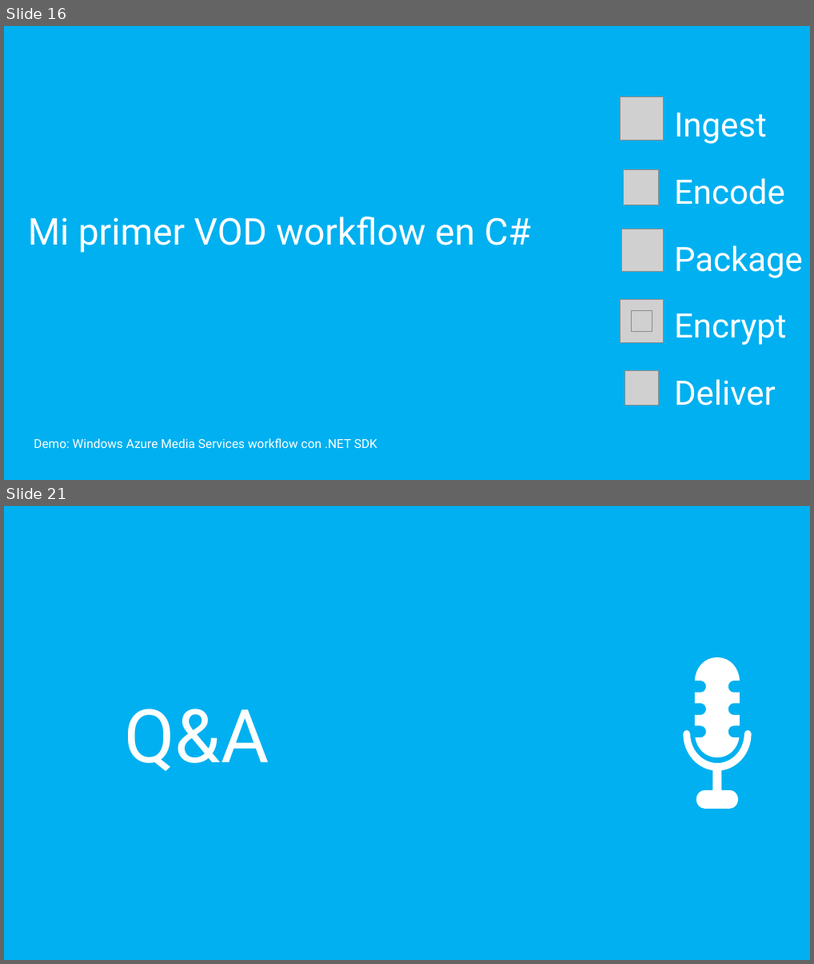
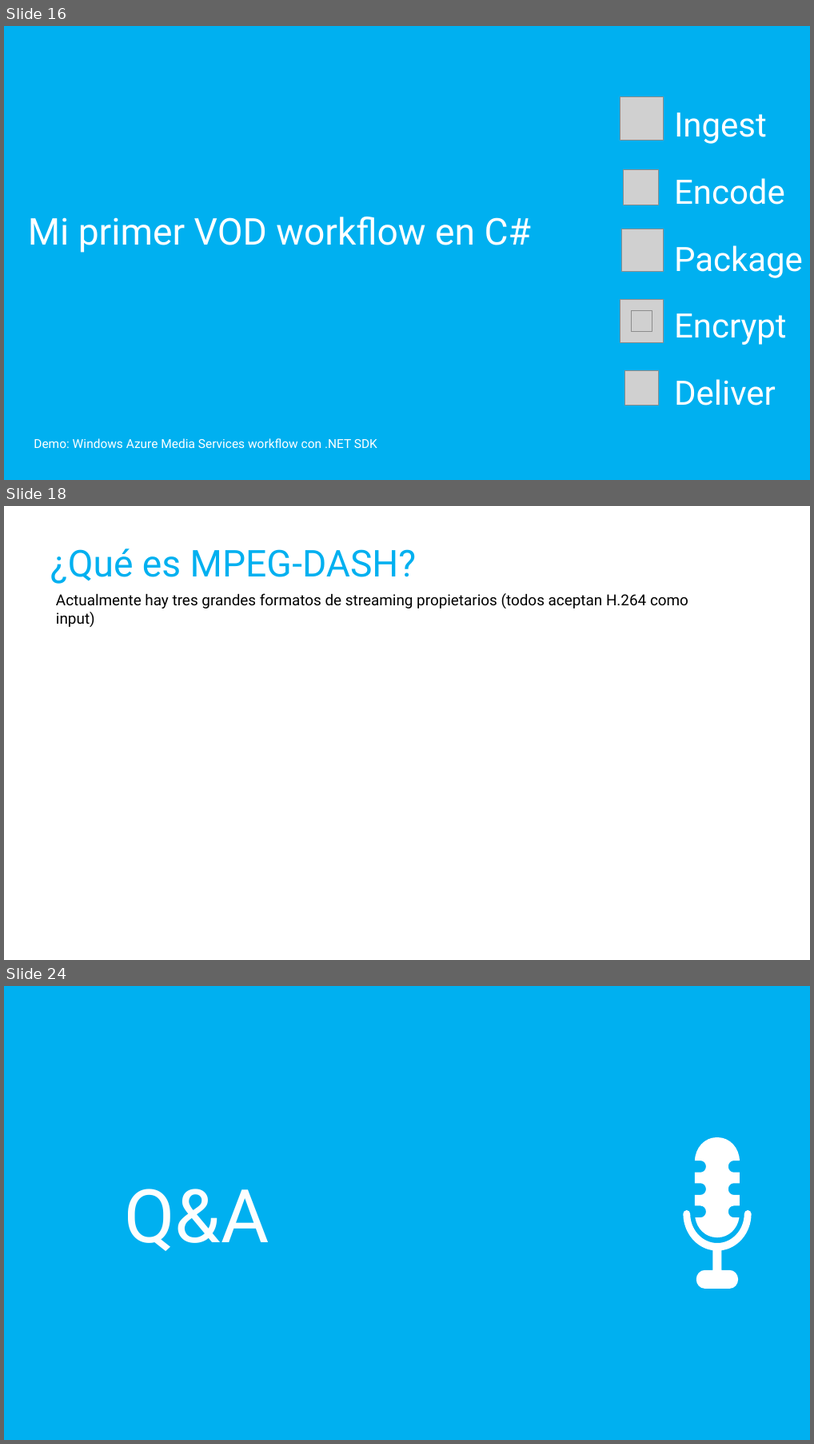
Before and after one commit to mconverti/webcast-aplicaciones-media-con-azure-media-services, a slide deck: webcast.pptx. Shown one above the other, each under a label of ours: slides 16 and 21 before the commit, slides 16, 18 and 24 after it; the slides between them are not shown. The pictures are 814x964 and 814x1444 pixels, drawn with LibreOffice and Linux fonts; fonts in the diff are those of the drawing; grey boxes stand for pictures. Boxes give left, top, right and bottom in pixels: in the first picture for what was removed or moved away, otherwise in the second. Text is boxed around its words. In the diff, an @@ line names an element or a change of style, - is before the commit and + after.

Commit message:
# added players # added mpeg dashs slides

```diff
--- a/webcast.pptx
+++ b/webcast.pptx
@@ slide 18 added at box(4, 506, 810, 960), background #FFFFFF @@
@@ title added at box(50, 548, 416, 584), 44 pt, text #00B0F0 @@
+¿Qué es MPEG-DASH?
@@ text added at box(56, 593, 689, 608), 18 pt, text #000000 @@
+Actualmente hay tres grandes formatos de streaming propietarios (todos aceptan H.264 como input)
@@ what was slide 21 is now slide 24 @@
```
Also in this commit, not shown: 6 slides changed, 3 other slides added, 1 slide removed.
